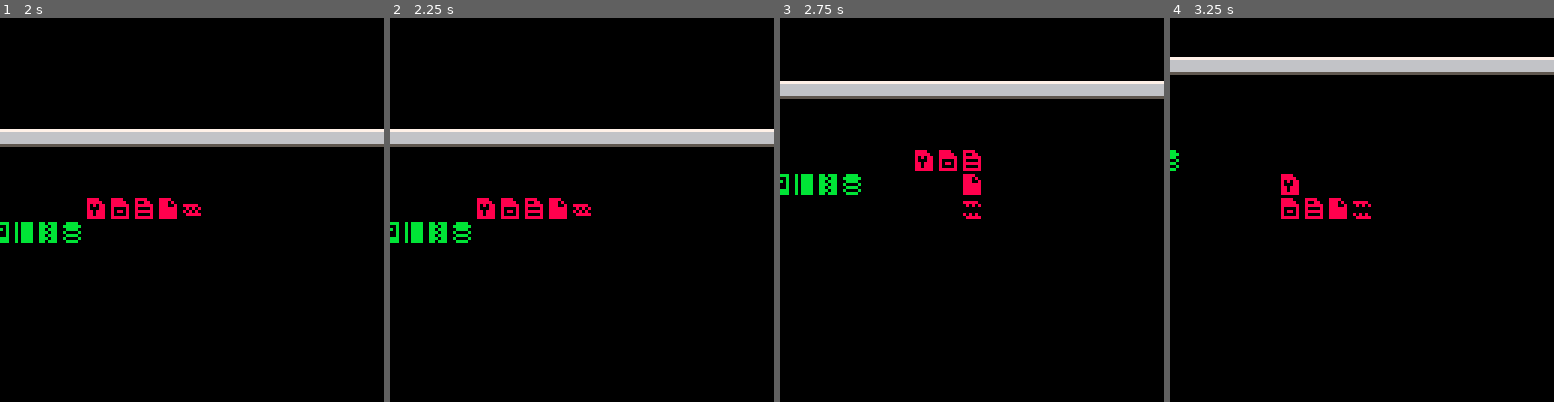
Above: before the commit, frames 1-4 (left to right).
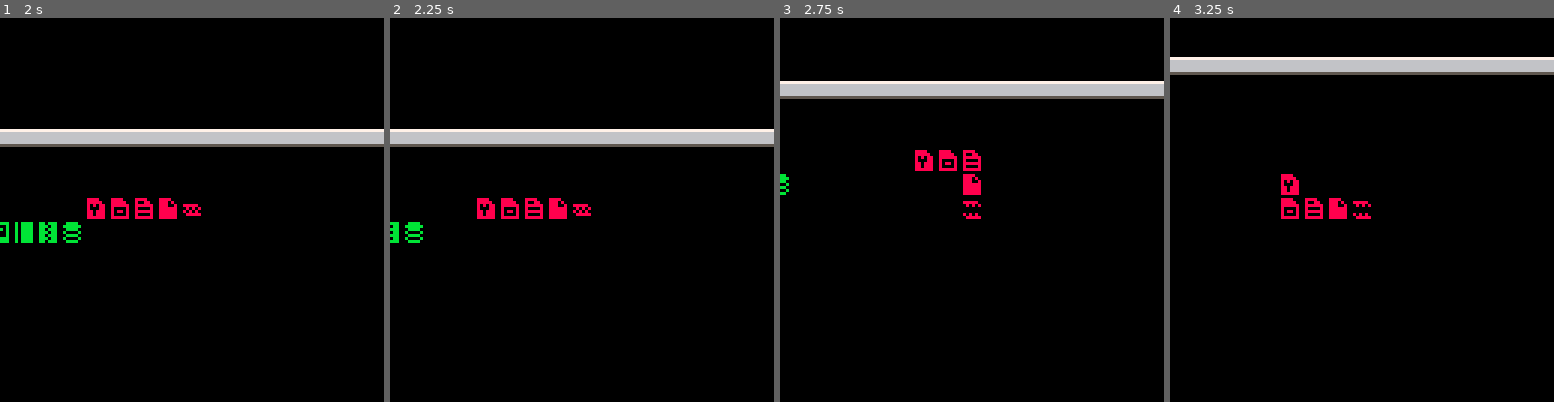
Above: after the commit, the same moments.

Repository: alxgnon/pico-8
Game: PICO-8 cartridge worm.p8
Same seed, same stepped clock (60 frames per second), same inputs: the game is played once before the commit and once after it.
Inputs:
- Up to frame 1 (2 s): tap O (Z key) at 0.33, 0.7, 1.43 s; tap X (X key) at 1.07 s; hold Left from 1.97 s (still down)
- Up to frame 2 (2.25 s): keep holding Left; tap X (X key) at 2.07 s; tap O (Z key) at 2.22 s
- Up to frame 3 (2.75 s): release Left at 2.37 s; tap X (X key) at 2.4, 2.73 s; hold Down from 2.42 s (still down)
- Up to frame 4 (3.25 s): release Down at 2.82 s; hold Right from 2.87 s (still down); tap X (X key) at 3.07 s; tap O (Z key) at 3.1 s

Frame 1 is identical in both runs. In frame 2, 0.5% of the frame differs, in the area x 0-22%, y 53-59%; in frame 3, 0.7%, in the area x 0-22%, y 40-47%; in frame 4, less than 0.1%.

Commit message:
worm: refactor autopilot

Diff:
--- a/worm.p8
+++ b/worm.p8
@@ -36,21 +36,23 @@
 
 
 function move_worm(worm)
-	local tx, ty = worm.x, worm.y
-
-	if (worm.aim == 0) tx -= 1
-	if (worm.aim == 1) tx += 1
-	if (worm.aim == 2) ty -= 1
-	if (worm.aim == 3) ty += 1
-
-	local tile = mget(tx, ty)
-
-	-- idle biting animation
-	if fget(tile,0) or fget(tile,2) then
-		mset(worm.x,worm.y,056+turn%2)
-		return
-	end
-
+	local aim = worm.aim - 1
+	local tile, tx, ty
+
+	repeat
+		aim = (aim + 1) % 4
+		tx, ty = worm.x, worm.y
+
+		if (aim == 0) tx -= 1
+		if (aim == 1) tx += 1
+		if (aim == 2) ty -= 1
+		if (aim == 3) ty += 1
+
+		tile = mget(tx, ty)
+	until not fget(tile, 0)
+			and not fget(tile, 2)
+
+	worm.aim = aim
 	worm_eat(worm,tile,tx,ty)
 
 	local bx,by=shift_worm(worm)
Not shown, changed: the sound effects (__sfx__) section of worm.p8
